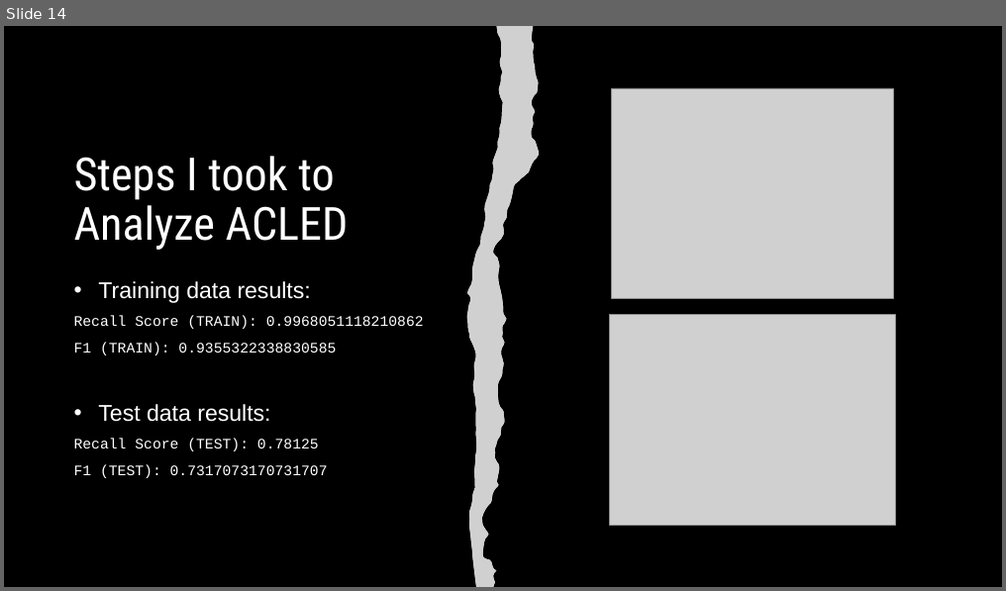
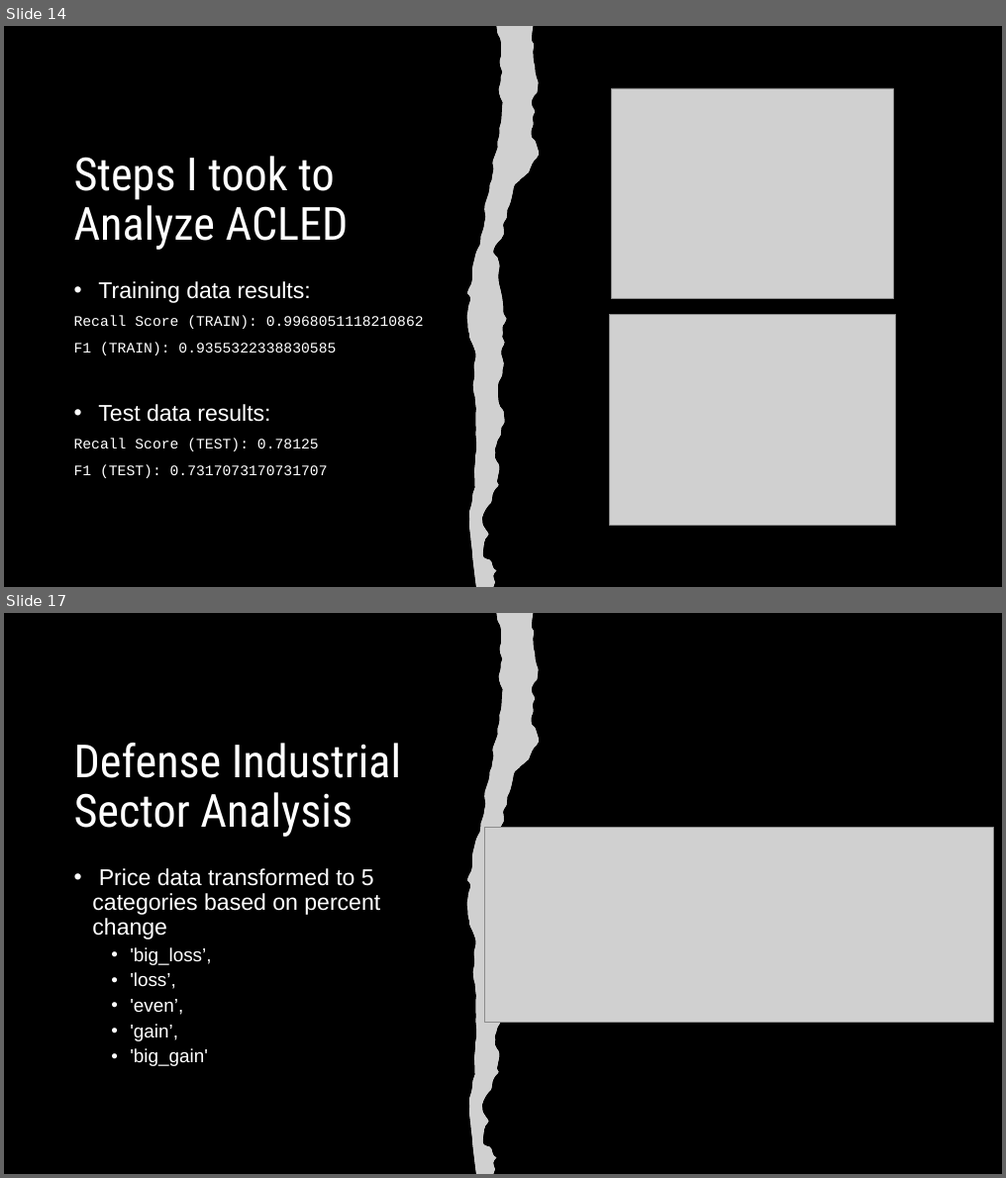
Before and after one commit to fs247/CSI777_Final_Project, a slide deck: CSI777_Final Presentation.pptx. Shown one above the other, each under a label of ours: slide 14 before the commit, slides 14 and 17 after it; the slides between them are not shown. The pictures are 1006x591 and 1006x1178 pixels, drawn with LibreOffice and Linux fonts; fonts in the diff are those of the drawing; grey boxes stand for pictures. Boxes give left, top, right and bottom in pixels: in the first picture for what was removed or moved away, otherwise in the second. Text is boxed around its words. In the diff, an @@ line names an element or a change of style, - is before the commit and + after.

Commit message:
Add files via upload
fatal_finance is the data you want

```diff
--- a/CSI777_Final Presentation.pptx
+++ b/CSI777_Final Presentation.pptx
@@ slide 17 added at [4, 613, 1002, 1174], background #000000 @@
@@ freeform shape added at [467, 613, 540, 1174], fill #FFFFFF @@
@@ picture added at [467, 613, 540, 1174] @@
@@ title added at [74, 743, 401, 837], 44 pt, text #FFFFFF @@
+Defense Industrial Sector Analysis
@@ picture added at [485, 827, 994, 1023] @@
@@ text added at [92, 868, 380, 1066], 22 pt, text #FFFFFF @@
+• Price data transformed to 5 categories based on percent change
+  • 'big_loss’,
+  • 'loss’,
+  • 'even’,
+  • 'gain’,
+  • 'big_gain'
```
Also in this commit, not shown: 5 other slides added, 4 other files.
